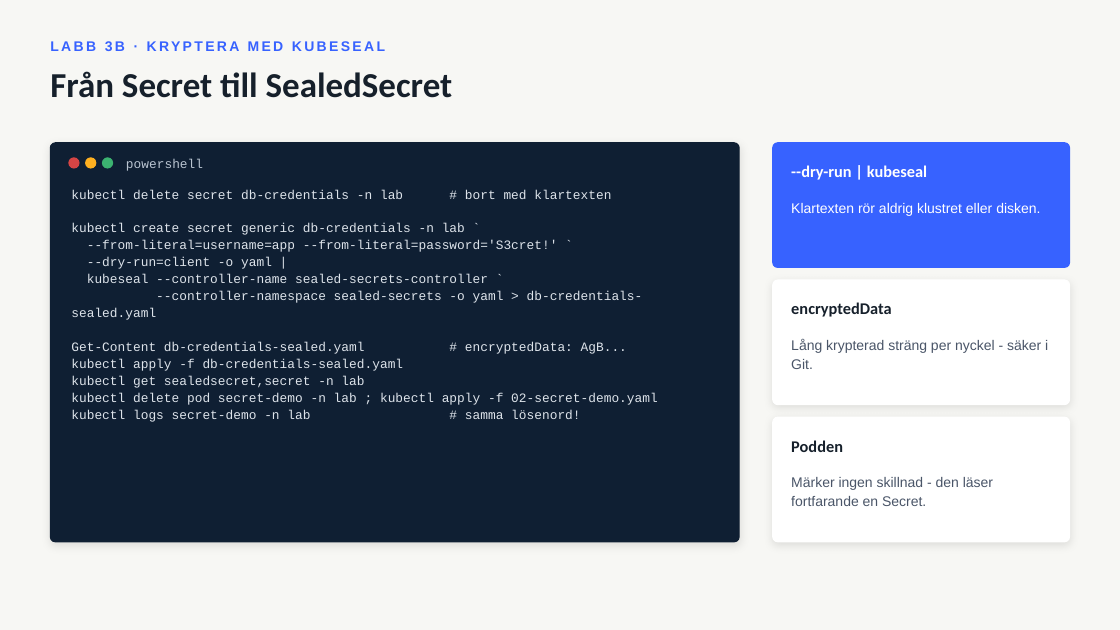
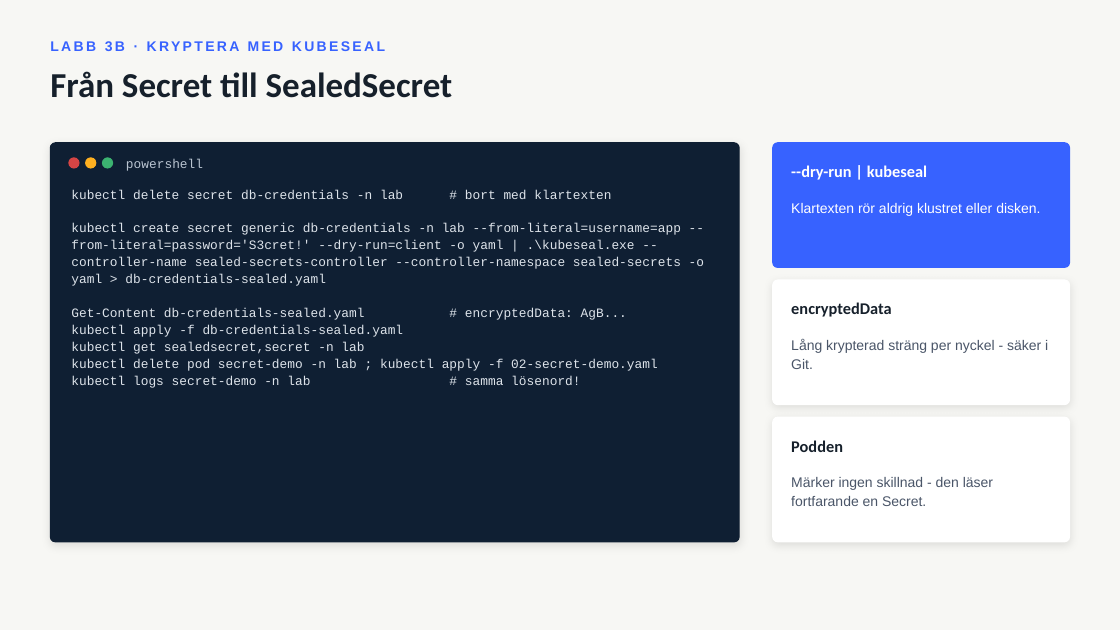
Before and after one commit to LennartAJansson/Kubernetes, a slide deck: slide 19 of Kubernetes - Konfiguration, hemligheter och drift.pptx. Drawn at 1120x630 pixels with LibreOffice and Linux fonts; fonts in the diff are those of the drawing. Boxes give left, top, right and bottom in pixels: in the first picture for what was removed or moved away, otherwise in the second. Text is boxed around its words. In the diff, an @@ line names an element or a change of style, - is before the commit and + after.

```diff
--- a/Kubernetes - Konfiguration, hemligheter och drift.pptx
+++ b/Kubernetes - Konfiguration, hemligheter och drift.pptx
@@ text at (71,223,704,286): text changed @@
-kubectl create secret generic db-credentials -n lab `
---from-literal=username=app --from-literal=password='S3cret!' `
---dry-run=client -o yaml |
-kubeseal --controller-name sealed-secrets-controller `
---controller-namespace sealed-secrets -o yaml > db-credentials-sealed.yaml
+kubectl create secret generic db-credentials -n lab --from-literal=username=app --from-literal=password='S3cret!' --dry-run=client -o yaml | .\kubeseal.exe --controller-name sealed-secrets-controller --controller-namespace sealed-secrets -o yaml > db-credentials-sealed.yaml
```
Also in this commit, not shown: 7 other slides changed, 9 slides removed, 12 other files.
